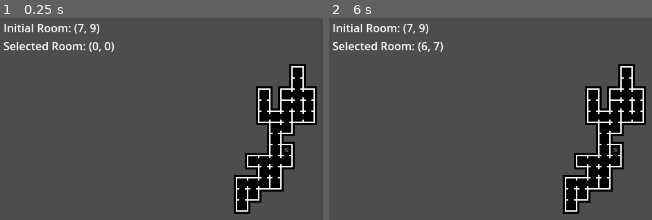
Above: before the commit, frames 1-2 (left to right).
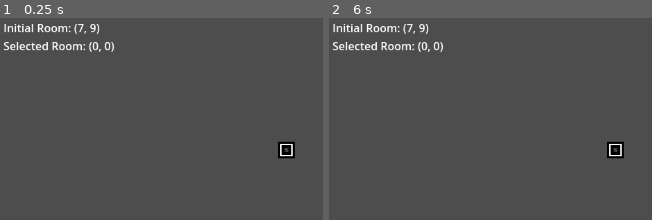
Above: after the commit, the same moments.

Repository: ionn232/Procedural-Generation-Applied-to-Metroidvania-Level-Design
Game: Godot game, scene res://scene/main_scene.tscn
The game is run twice, just before and just after one commit, with the same random seed, the same clock (stepped at 60 frames per second) and the same inputs.
Inputs (mouse positions are in pixels of both pictures, inside the frame that each line leads up to):
- Up to frame 1 (0.25 s): no input
- Up to frame 2 (6 s): tap Enter at 0.5, 2, 3.5 s; move the mouse to (outside the picture) at 0.52 s; press the mouse at (outside the picture) at 0.53 s; tap Space at 1.25, 2.75, 4.25 s; move the mouse to (outside the picture) at 1.27 s; release the mouse at (outside the picture) at 1.28 s; click (outside the picture) at 1.35 s; move the mouse to (outside the picture) at 2.02 s; press the mouse at (outside the picture) at 2.03 s; move the mouse to (outside the picture) at 2.77 s; release the mouse at (outside the picture) at 2.78 s; click (outside the picture) at 2.85 s; move the mouse to (outside the picture) at 3.52 s; press the mouse at (outside the picture) at 3.53 s; move the mouse to (487, 173) at 4.27 s; release the mouse at (487, 173) at 4.28 s; click (487, 173) at 4.35 s; move the mouse to (outside the picture) at 5.02 s; press the mouse at (outside the picture) at 5.03 s; move the mouse to (610, 129) at 5.77 s; release the mouse at (610, 129) at 5.78 s; click (610, 129) at 5.85 s

The runs differ from the first frame. In frame 1, 8.1% of the frame differs, in the area x 72-99%, y 22-98%; in frame 2, 8.2%, in the area x 28-99%, y 11-98%.

Commit message:
Memorability weights - shitty implementation

Diff:
--- a/class/main_scene.gd
+++ b/class/main_scene.gd
@@ -16,3 +16,6 @@
 	if (Input.is_action_pressed("Click") && Utils.is_pos_inside_map(mouse_room_coords) && Level.complete_map.rooms[mouse_room_coords.x][mouse_room_coords.y] != null):
 		Utils.gui_selected_room = mouse_room_coords
 	room_selection.text = 'Initial Room: ' + str(Level.initial_room.grid_pos) + '\nSelected Room: ' + str(Utils.gui_selected_room)
+	if (Level.complete_map.rooms[Utils.gui_selected_room.x][Utils.gui_selected_room.y]):
+		room_selection.text += '\nisolated weight: ' + str(Level.complete_map.rooms[Utils.gui_selected_room.x][Utils.gui_selected_room.y].weights[Utils.room_weights.ISOLATED])
+		room_selection.text += '\nmemorable weight: ' + str(Level.complete_map.rooms[Utils.gui_selected_room.x][Utils.gui_selected_room.y].weights[Utils.room_weights.MEMORABLE])
--- a/class/map_generator.gd
+++ b/class/map_generator.gd
@@ -6,6 +6,8 @@
 
 var undefined_rooms : Array[Room] = []
 var finished_rooms : Array[Room] = [] #TODO: this can have a fixed size i think
+
+var ordered_rooms_isolated : Array[Room] = []
 
 func main_process() -> void:
 	Level.map_size_x = map_size_x
@@ -42,14 +44,16 @@
 		finished_rooms.push_back(finished_room)
 		DEBUG_check_borders(finished_room)
 
-	#room generation procedure - room weights (first pass)
-	#isolated room weight
-	print('--------------------------room weights----------------------------')
+	#room generation procedure - isolated and memorable room weight
 	for room:Room in finished_rooms:
-		room.weights[Utils.room_weights.ISOLATED] = isolated_room_weight(room);
-		print('room: ',room.grid_pos, '  //  ' ,room.weights[Utils.room_weights.ISOLATED])
+		var steps_to_intersection:int = isolated_room_weight(room);
+		room.weights[Utils.room_weights.ISOLATED] = steps_to_intersection
+		room.weights[Utils.room_weights.MEMORABLE] = 1.0/float(steps_to_intersection)
+	##print('number of rooms: ', finished_rooms.size(), ' // number of calls: ', Room.DEBUG_count1, ' // number of complete calls: ', Room.DEBUG_count2)
 	#room generation procedure - key-gate placement (first pass)
-	print('------------------------------------------------------------------')
+
+
+	#room generation procedure - key distance weight
 
 	#start second pass
 
@@ -96,16 +100,11 @@
 func _ready() -> void:
 	main_process()
 
-
 # Called every frame. 'delta' is the elapsed time since the previous frame.
 func _process(delta: float) -> void:
 	pass
 
 func isolated_room_weight(room:Room) -> float:
-	DEBUG_reset_weights()
-	return room.steps_to_intersection()
-
-func DEBUG_reset_weights():
-	for room in finished_rooms:
-		if room.weights[Utils.room_weights.ISOLATED] == 0:
-			room.weights[Utils.room_weights.ISOLATED] = null
+	if room.weights[Utils.room_weights.ISOLATED] == 0:
+		room.weights[Utils.room_weights.ISOLATED] = null
+	return room.weight_isolated_memorable()
--- a/class/room.gd
+++ b/class/room.gd
@@ -11,6 +11,9 @@
 var weights:Array = []
 
 var data:String
+
+static var DEBUG_count1 = 0
+static var DEBUG_count2 = 0
 
 static func createNew() -> Room:
 	var newRoom = Room.new()
@@ -49,7 +52,7 @@
 				borders[direction] = adjacent_border
 			else:
 				var roll = randf()
-				if roll < 0.6:
+				if roll < 0.75:
 					borders[direction] = Utils.border_type.WALL
 				else:
 					borders[direction] = Utils.border_type.EMPTY
@@ -62,8 +65,12 @@
 	var new_door = LockedDoor.createNew(keys, Utils.gate_state.LOCKED, Utils.gate_state.TWO_WAY)
 	border_data[direction] = new_door
 
-#expand from a room until you reach one with at least 3 exits
-func steps_to_intersection() -> int:
+#expand from a room until you reach one with at least 3 exits. O(2n logn), could be made better.
+#TODO: if there are no intersections time incrises to O(n^2). Adjust for edge case.
+func weight_isolated_memorable() -> int:
+
+	if weights[Utils.room_weights.ISOLATED] == 0:
+		return 10000
 	#alredy computed, save computation cost
 	if weights[Utils.room_weights.ISOLATED] != null:
 		return weights[Utils.room_weights.ISOLATED]
@@ -72,7 +79,7 @@
 	weights[Utils.room_weights.ISOLATED] = 0
 	var available_directions : Array[Utils.direction]
 	available_directions.resize(4)
-	var count:int = 0
+	var count:int = 0 #number of crossable borders
 
 	for direction:Utils.direction in Utils.direction.values():
 		if (borders[direction] == Utils.border_type.EMPTY):
@@ -89,6 +96,6 @@
 		for index in range((count)):
 			var direction_vector : Vector2i = Utils.direction_to_vec2i(available_directions[index])
 			var next_room = Level.complete_map.rooms[grid_pos.x + direction_vector.x][grid_pos.y + direction_vector.y]
-			var next_value = next_room.steps_to_intersection()
+			var next_value = next_room.weight_isolated_memorable()
 			min = min(min, next_value)
 		return min+1
--- a/static_resources/utils.gd
+++ b/static_resources/utils.gd
@@ -33,9 +33,9 @@
 }
 
 enum room_weights {
-	ISOLATED, #Rooms at the end of a path will have an isolated score, higher for longer path
-	MEMORABLE, #Rooms placed at points of interest will have a higher memorable score
-	PROXIMITY #Rooms will have lower proximity weights if they're close to main upgrades
+	ISOLATED, #Rooms at the end of a path will have an isolated score, higher for longer path: 1-inf
+	MEMORABLE, #Rooms placed at points of interest will have a higher memorable score: 0.0-1.0
+	PROXIMITY, #Rooms will have lower proximity weights if they're close to main upgrades:
 }
 
 static func direction_to_vec2i(input:direction) -> Vector2i:
@@ -72,3 +72,6 @@
 	elif (pos.y < 0):
 		return false
 	return true
+
+static func sorting_function_isolated_weight(room1: Room, room2:Room) -> bool:
+	return  room1.weights[room_weights.ISOLATED] < room1.weights[room_weights.ISOLATED]
